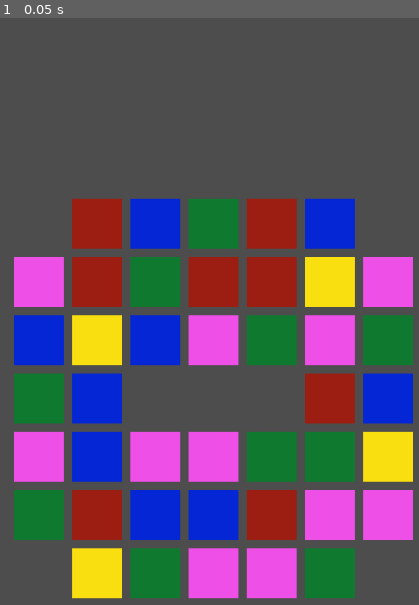
Above: before the commit, frame 1.
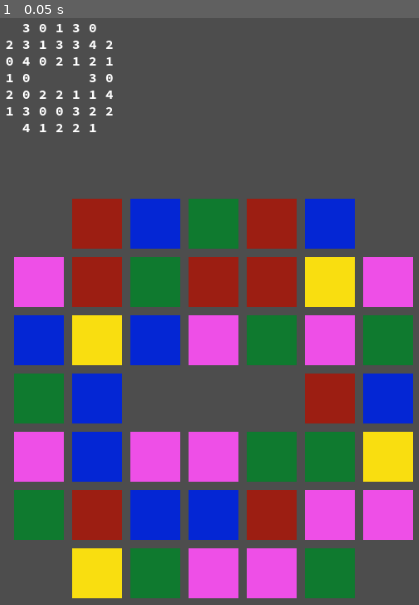
Above: after the commit, the same moment.

Repository: miyamoto012/20230915_godot_match3
Game: Godot game, scene res://main.tscn
Same seed, same stepped clock (60 frames per second), same inputs: the game is played once before the commit and once after it.
Inputs:
- Up to frame 1 (0.05 s): no input

The runs differ from the first frame. In frame 1, 0.8% of the frame differs, in the area x 1-27%, y 1-20%.

Commit message:
fall_blocksのバグを修正
fall_blocksでは落下するブロックが存在しない
（tween_propertyが一つもない）状態だと
エラーが発生していたためこれを修正

Diff:
--- a/main.gd
+++ b/main.gd
@@ -1,11 +1,16 @@
 extends Node2D
 
-enum Mouse_Input{
+enum Mouse_Input {
 	PRESS,
 	RELEASE,
 	NONE,
 }
 
+enum GameState {
+	DISPLAY_UPDATE,
+	WAITING_INPUT
+}
+
 #最大列数
 const WIDTH: int = 7
 #最大行数
@@ -13,6 +18,8 @@
 
 const OFFSET: int = 70
 const Y_OFFSET: int = -2
+
+var game_state: GameState = GameState.WAITING_INPUT
 
 
 #Blockを配置しない座標を集めた配列
@@ -47,6 +54,8 @@
 	preload("res://scenes/block/block_yellow.tscn"),
 ]
 
+var font = preload("res://font/SourceCodePro-Bold.ttf")
+
 
 func _ready()->void:
 	randomize()
@@ -113,18 +122,28 @@
 
 
 func _process(_delta)->void:
-	if touch_input() == Mouse_Input.RELEASE:
+
+	if game_state == GameState.WAITING_INPUT && touch_input() == Mouse_Input.RELEASE:
+		game_state = GameState.DISPLAY_UPDATE
 		var direction := touch_difference(_pressed_grid, _released_grid)
-
+		queue_redraw()
 		await swap_blocks(_pressed_grid.x, _pressed_grid.y, direction)
-
+		queue_redraw()
 		if find_matches() == false:
 			await swap_blocks(_pressed_grid.x, _pressed_grid.y, direction)
+			game_state = GameState.WAITING_INPUT
+			queue_redraw()
 			return
 
 		await transparent_matched_block()
+		queue_redraw()
 		delete_matched_block()
+
 		await fall_blocks()
+		queue_redraw()
+		await refill_blocks()
+		queue_redraw()
+		game_state = GameState.WAITING_INPUT
 
 
 
@@ -170,11 +189,9 @@
 		all_blocks[column][row] = other_block
 		all_blocks[column + direction.x][row + direction.y] = first_block
 
-		var tween := get_tree().create_tween()
+		var tween := create_tween().set_parallel(true)
 		tween.tween_property(first_block, 'position', grid_to_pixel(column + direction.x, row + direction.y), 0.2)
-		tween.parallel()
 		tween.tween_property(other_block, 'position', grid_to_pixel(column, row), 0.2)
-		tween.play()
 		await tween.finished
 
 
@@ -202,14 +219,12 @@
 
 
 func transparent_matched_block()->void:
-	var tween := get_tree().create_tween()
+	var tween := create_tween().set_parallel(true)
 
 	for i_c in WIDTH:
 		for i_r in HEIGHT:
 			if all_blocks[i_c][i_r] != null && all_blocks[i_c][i_r].get_matched() == true:
-				tween.parallel()
 				tween.tween_property(all_blocks[i_c][i_r].color_rect, 'modulate', Color(1, 1, 1, 0), 0.2)
-	tween.play()
 	await tween.finished
 
 
@@ -221,18 +236,70 @@
 				all_blocks[i_c][i_r] = null
 
 
+
 #削除されて空いた空間に上にあるBlockを下に詰める
 func fall_blocks()->void:
-	var tween := get_tree().create_tween()
+	var tween := create_tween().set_parallel(true)
+	var need_tween: bool = false
+
 	for i_c in WIDTH:
 		for i_r in HEIGHT:
 			if all_blocks[i_c][i_r] == null && !empty_grids.has(Vector2i(i_c,i_r)):
 				for j_r in range(i_r + 1, HEIGHT):
 					if all_blocks[i_c][j_r] != null:
-						tween.parallel()
+						need_tween = true
 						tween.tween_property(all_blocks[i_c][j_r], 'position', grid_to_pixel(i_c, i_r), 0.2)
 						all_blocks[i_c][i_r] = all_blocks[i_c][j_r]
 						all_blocks[i_c][j_r] = null
 						break
-	tween.play()
+
+	if need_tween:
+		await tween.finished
+	else:
+		tween.kill()
+
+
+#Blockを下に詰めた際に上に生じた空間にBlockを補充する
+func refill_blocks()->void:
+	var tween := create_tween().set_parallel(true)
+	for i_c in WIDTH:
+		for i_r in HEIGHT:
+			if all_blocks[i_c][i_r] == null && !empty_grids.has(Vector2i(i_c,i_r)):
+				var block_instance: Block = spawn_block_list.pick_random().instantiate()
+				var loops = 0
+				while (match_at(i_c, i_r, block_instance.get_color()) && loops < 100):
+					loops += 1
+					block_instance = spawn_block_list.pick_random().instantiate()
+				add_child(block_instance)
+				block_instance.position = grid_to_pixel(i_c, i_r - Y_OFFSET)
+				tween.tween_property(block_instance, 'position', grid_to_pixel(i_c, i_r), 0.2)
+				all_blocks[i_c][i_r] = block_instance
 	await tween.finished
+
+
+func _draw():
+	_draw_blocks()
+
+
+func _draw_blocks()->void:
+	var _text: String = ""
+	for i_c in WIDTH:
+		for i_r in HEIGHT:
+			if empty_grids.has(Vector2i(i_c,i_r)):
+				continue
+			if all_blocks[i_c][i_r] == null:
+				_text = "N"
+			else:
+				match all_blocks[i_c][i_r].get_color():
+					"blue":
+						_text = "0"
+					"green":
+						_text = "1"
+					"pink":
+						_text = "2"
+					"red":
+						_text = "3"
+					"yellow":
+						_text = "4"
+			var _postion := Vector2(i_c*20 + 20, HEIGHT*20 - i_r*20 + 20)
+			draw_string(font, _postion, _text)
Binary file added: font/SourceCodePro-Bold.ttf
Not shown, added: font/SourceCodePro-Bold.ttf.import
Not shown, added: maiF625.tmp
